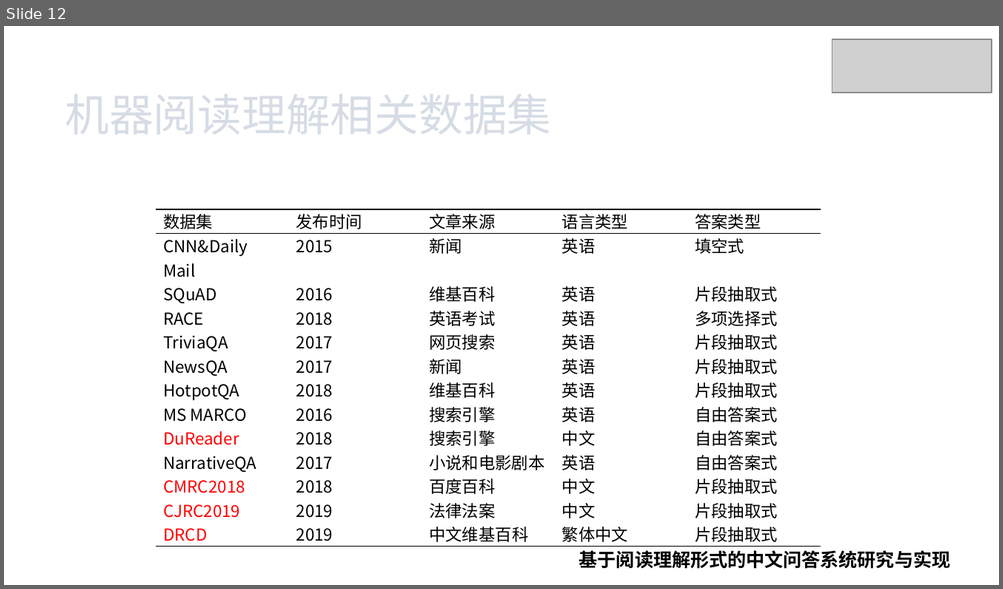
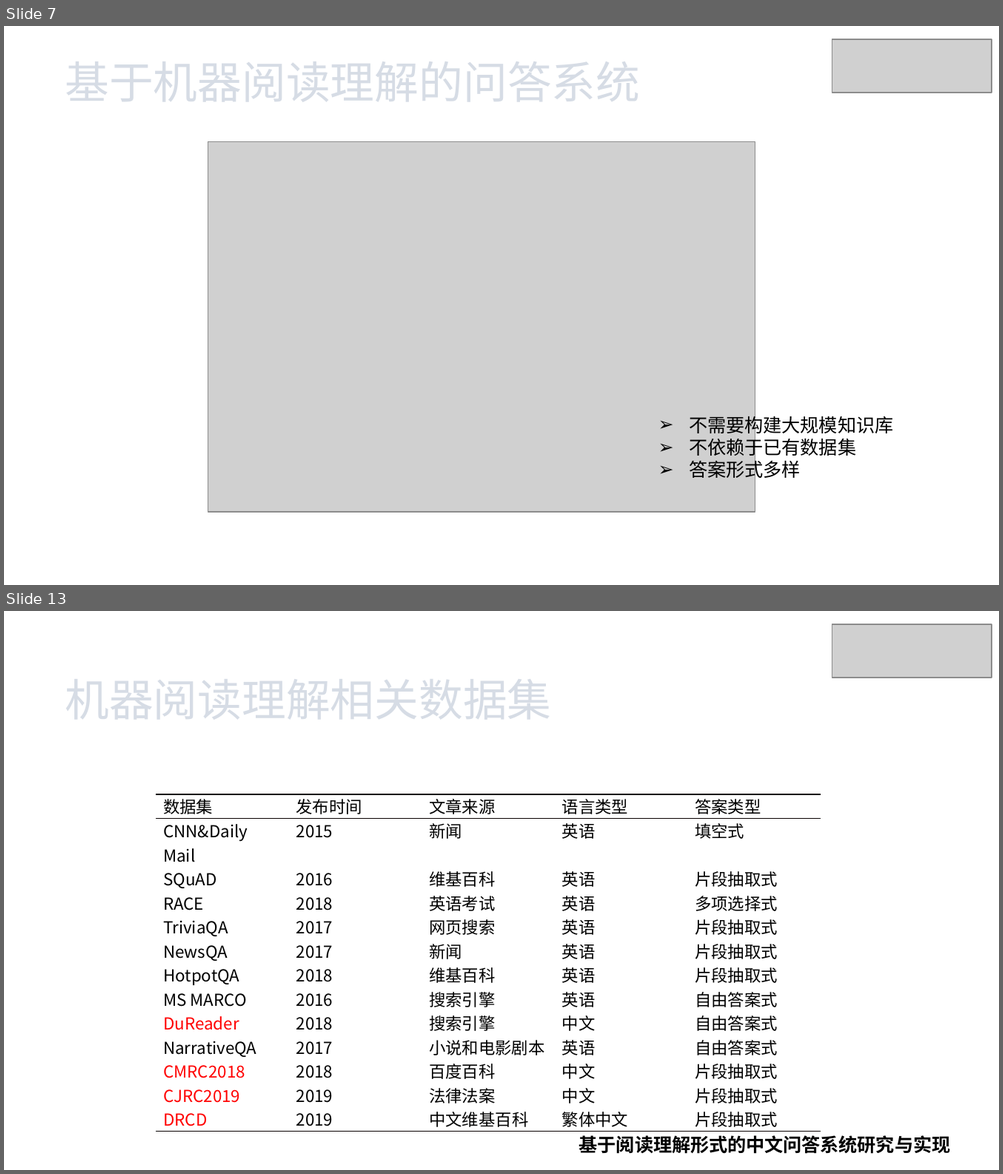
Before and after one commit to xhsun1997/ChineseMRC, a slide deck: 孙相会.pptx. Shown one above the other, each under a label of ours: slide 12 before the commit, slides 7 and 13 after it; the slides between them are not shown. The pictures are 1003x589 and 1003x1174 pixels, drawn with LibreOffice and Linux fonts; fonts in the diff are those of the drawing; grey boxes stand for pictures. Boxes give left, top, right and bottom in pixels: in the first picture for what was removed or moved away, otherwise in the second. Text is boxed around its words. In the diff, an @@ line names an element or a change of style, - is before the commit and + after.

```diff
--- a/孙相会.pptx
+++ b/孙相会.pptx
@@ slide 7 added at (4,26,999,585), background #FFFFFF @@
@@ picture added at (831,39,990,93) @@
@@ text added at (65,62,640,101), 32 pt, text pattern #44546A on #D6DCE5 @@
+基于机器阅读理解的问答系统
@@ picture added at (208,142,755,512) @@
@@ text added at (689,413,893,482), 13.5 pt, text #000000 @@
+➢ 不需要构建大规模知识库
+➢ 不依赖于已有数据集
+➢ 答案形式多样
@@ what was slide 12 is now slide 13 @@
```
Also in this commit, not shown: 10 slides changed, 1 other slide added, 3 slides removed, 5 other files.
